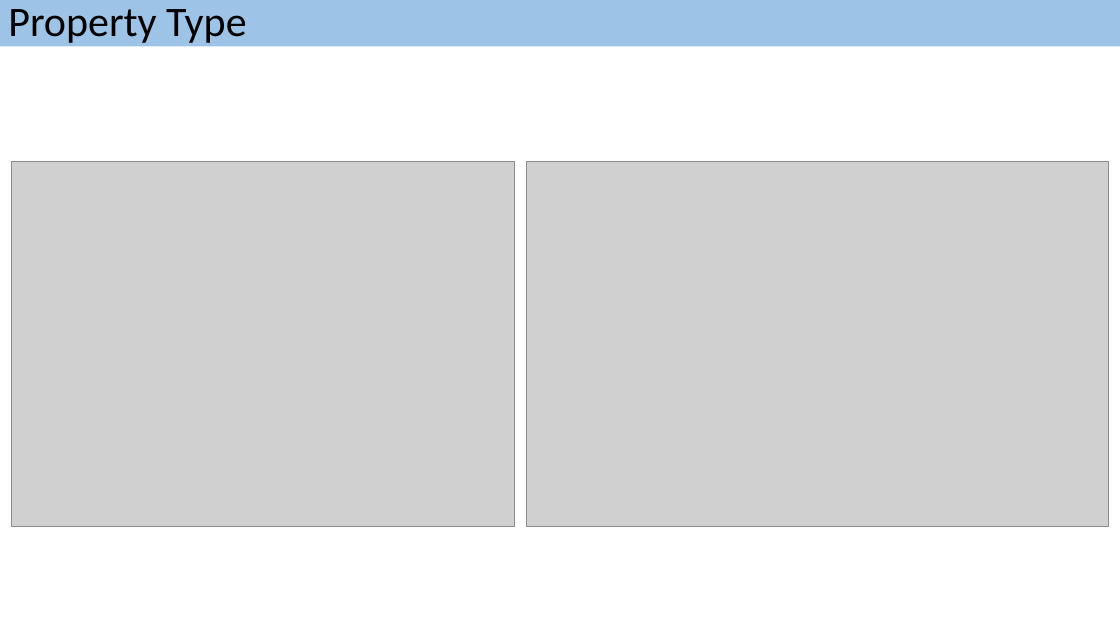
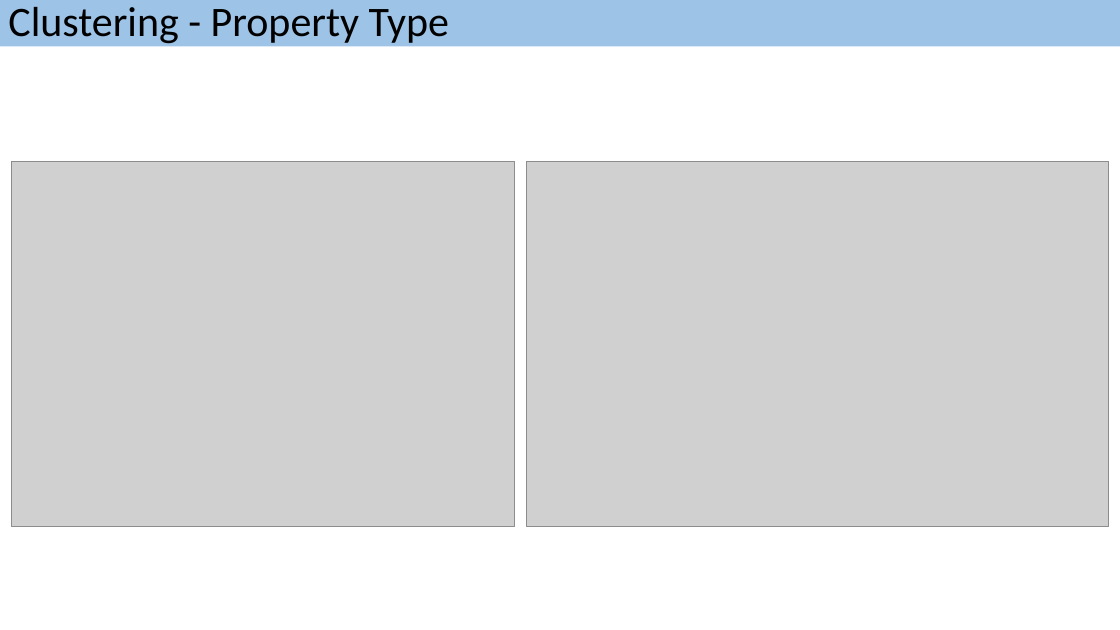
Before and after one commit to saurabhspundir/MortgageCustomerSegmentation, a slide deck: slide 18 of MortgageCustomerSegmentationSlides.pptx (slide 11 before the commit). Drawn at 1120x630 pixels with LibreOffice and Linux fonts; fonts in the diff are those of the drawing; grey boxes stand for pictures. Boxes give left, top, right and bottom in pixels: in the first picture for what was removed or moved away, otherwise in the second. Text is boxed around its words. In the diff, an @@ line names an element or a change of style, - is before the commit and + after.

```diff
--- a/MortgageCustomerSegmentationSlides.pptx
+++ b/MortgageCustomerSegmentationSlides.pptx
@@ text in rectangle at box(8, 7, 449, 47): text changed @@
-Property Type
+Clustering - Property Type
```
Also in this commit, not shown: 8 other slides changed, 7 slides added.
